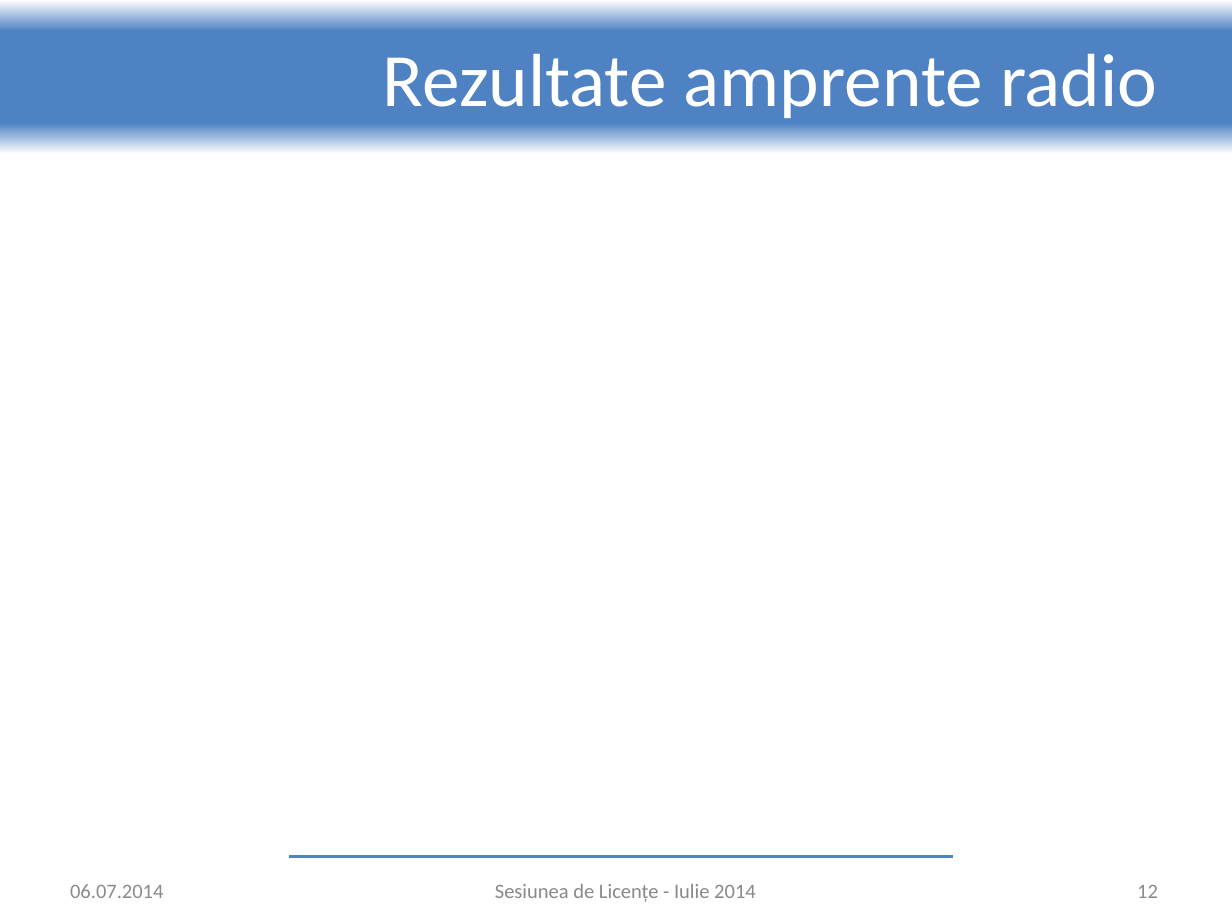
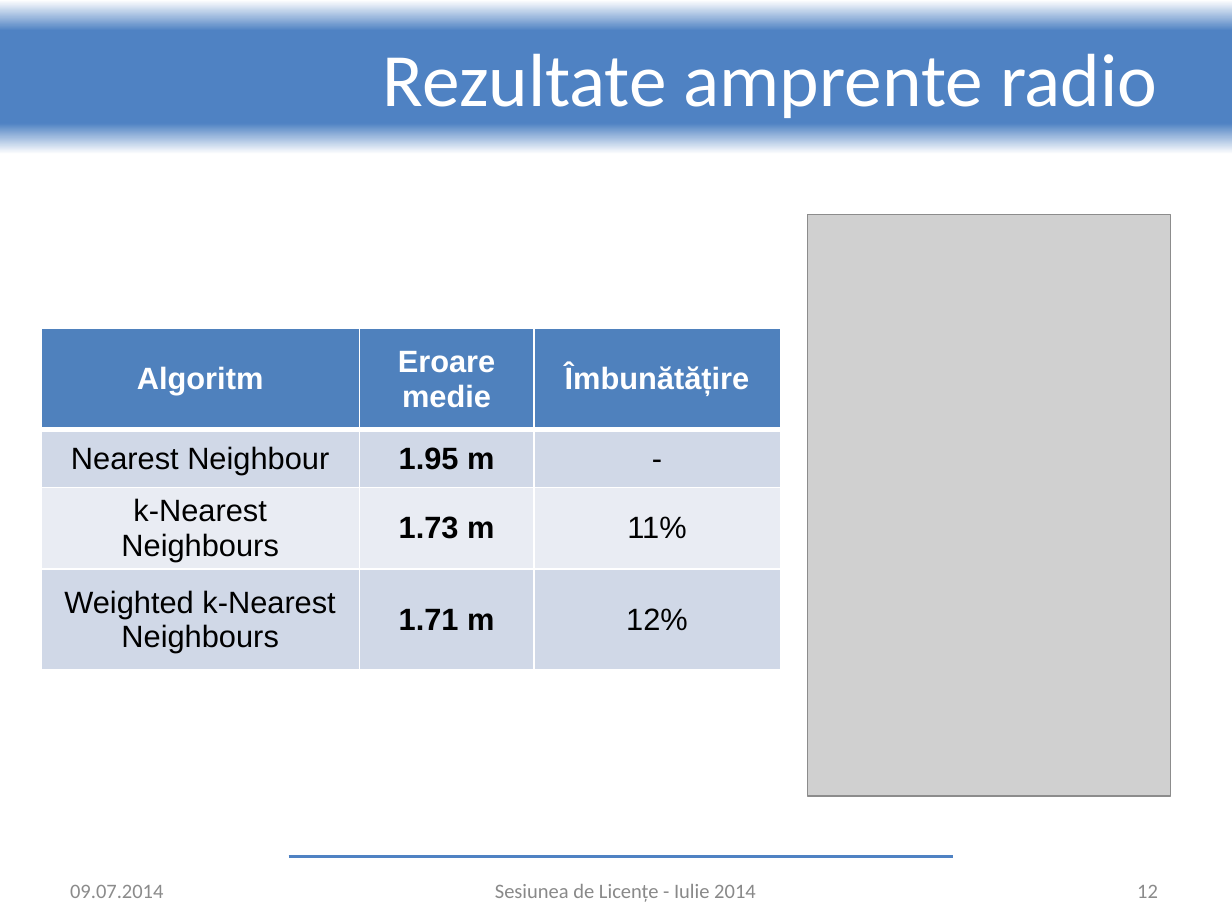
Before and after one commit to adrian-nicolau/radar, a slide deck: slide 12 of presentation.pptx. Drawn at 1232x924 pixels with LibreOffice and Linux fonts; fonts in the diff are those of the drawing; grey boxes stand for pictures; background and template pictures are left out. Boxes give left, top, right and bottom in pixels: in the first picture for what was removed or moved away, otherwise in the second. Text is boxed around its words. In the diff, an @@ line names an element or a change of style, - is before the commit and + after.

```diff
--- a/presentation.pptx
+++ b/presentation.pptx
@@ picture added at [807,214,1170,796] @@
@@ table added at [41,329,780,657], 4 rows, 3 columns @@
+Algoritm | Eroare medie | Îmbunătățire
+Nearest Neighbour | 1.95 m | -
+k-Nearest Neighbours | 1.73 m | 11%
+Weighted k-Nearest Neighbours | 1.71 m | 12%
@@ text at [70,885,163,898]: text changed @@
-06.07.2014
+09.07.2014
```
Also in this commit, not shown: 15 other slides changed, 5 slides added.
